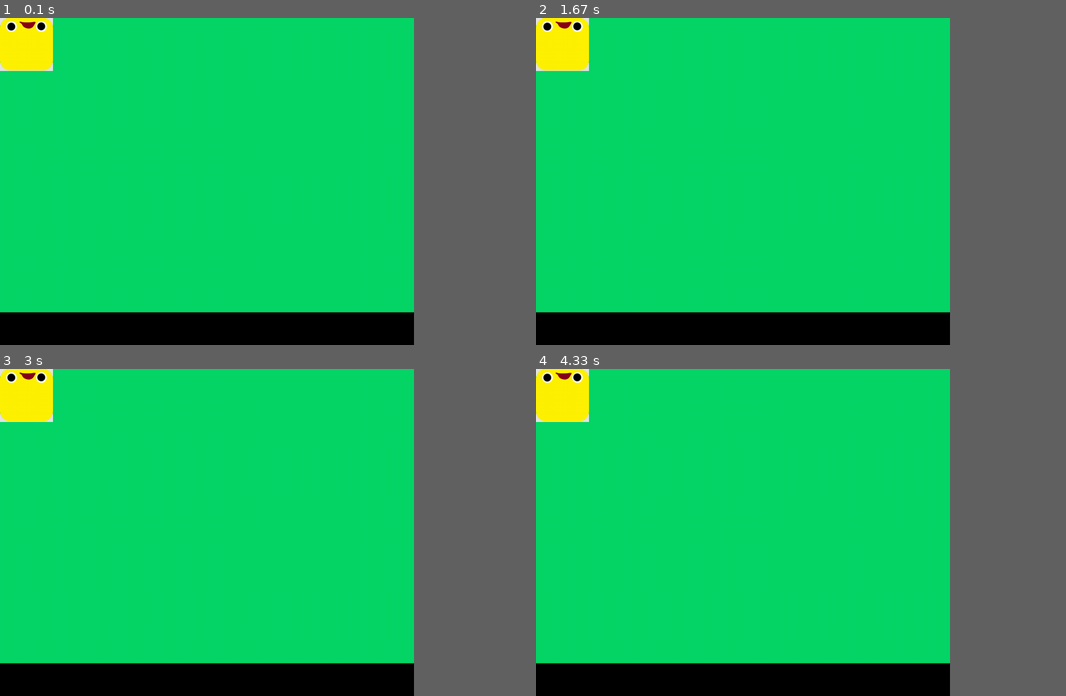
Above: before the commit, frames 1-4 (two rows, left to right).
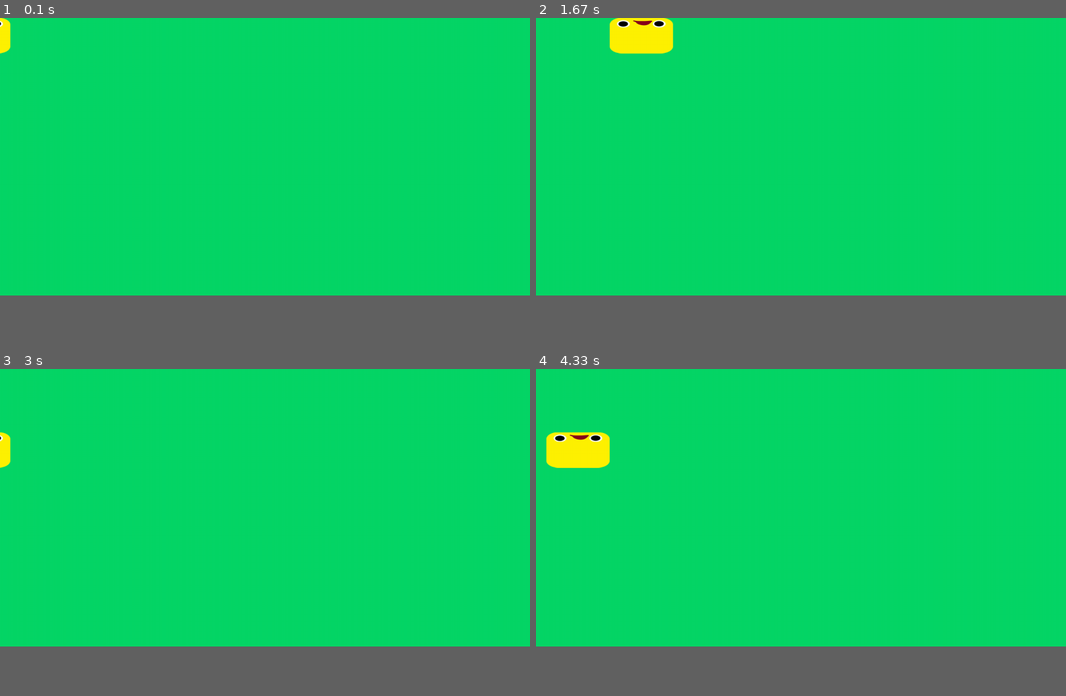
Above: after the commit, the same moments.

Repository: timaaos/PySocketGame
Game: pygame game, started from pygame_version.py
Two runs of this game, one before a commit and one after it. Both use one fixed random seed, a clock stepped at 60 frames per second and the inputs below.
Inputs:
- Up to frame 1 (0.1 s): no input
- Up to frame 2 (1.67 s): hold Right 0.33-0.8 s; hold Right 1.17-1.63 s
- Up to frame 3 (3 s): hold Left 1.67-2.2 s; hold Down 2.23-2.53 s; hold Left 2.57-2.97 s
- Up to frame 4 (4.33 s): hold Up 3-3.37 s; hold Right 3.4-4.03 s; hold Down from 4.07 s (still down)
In our replay, the window is 703x555 before the commit and 900x471 after it. These sizes can differ from the game's own. Grey fills any space a smaller window leaves; there, only what the larger window draws over its background counts as a difference.

The runs differ from the first frame. In frame 1, 5.6% of the frame differs, in the area x 0-79%, y 0-91%; in frame 2, 7.0%; in frame 3, 5.9%; in frame 4, 7.0%.

Commit message:
Добавлено дофига всего

Diff:
--- a/board.py
+++ /dev/null
@@ -1,7 +0,0 @@
-import pygame
-from settings import Settings
-
-
-def draw(screen):
-    settings = Settings()
-    pygame.draw.rect(screen, (6, 214, 103), (0, 0, settings.width, settings.height - settings.height * 0.10), 0)
--- a/character.py
+++ b/character.py
@@ -1,8 +1,10 @@
 import pygame
+from settings import Settings
 
 
 class Character:
     def __init__(self, screen, x_pos, y_pos):
+        self.settings = Settings()
         self.screen = screen
         self.image = pygame.image.load('images/character_for_game.png')
         self.rect = self.image.get_rect()
--- a/game_functions.py
+++ b/game_functions.py
@@ -1,7 +1,40 @@
 import pygame
+import sys
+from settings import Settings
 
-def check_events():
+
+def check_down_events(event, character1):
+    settings = Settings()
+    if event.key == pygame.K_RIGHT and character1.rect.x + settings.speed_x * 2 < settings.width - (
+            settings.width - settings.admin_width) // 2:
+        character1.rect.x += settings.speed_x
+        character1.centerx += settings.speed_x
+    if event.key == pygame.K_LEFT and character1.rect.x - settings.speed_x >= (
+            settings.width - settings.admin_width) // 2:
+        character1.rect.x -= settings.speed_x
+        character1.centerx -= settings.speed_x
+    if event.key == pygame.K_UP and character1.rect.y - settings.speed_y >= 0:
+        character1.rect.y -= settings.speed_x
+    if event.key == pygame.K_DOWN and character1.rect.y + settings.speed_y * 2 <= settings.admin_height - (
+            settings.admin_height * 0.19):
+        character1.rect.y += settings.speed_x
+
+
+def check_events(character1):
     for event in pygame.event.get():
         if event.type == pygame.QUIT:
-            return False
-    return True
+            pygame.quit()
+            sys.exit()
+        elif event.type == pygame.KEYDOWN:
+            check_down_events(event, character1)
+
+
+def update_screen(screen, character1):
+    screen.fill((0, 0, 0))
+    settings = Settings()
+    pygame.draw.rect(screen, (6, 214, 103),
+                     ((settings.width - settings.admin_width) // 2, 0,
+                      settings.admin_width - (settings.width - settings.admin_width) // 2,
+                      settings.admin_height - settings.admin_height * 0.19), 0)
+    character1.blitme()
+    pygame.display.flip()
--- a/pygame_version.py
+++ b/pygame_version.py
@@ -1,26 +1,21 @@
 import pygame
 from settings import Settings
-from board import draw
-from game_functions import check_events
+from game_functions import check_events, update_screen
 from character import Character
 
 if __name__ == '__main__':
     """Создаем окно в pygame"""
     pygame.init()
     settings = Settings()
-    size = width, height = settings.width, settings.height
-    screen = pygame.display.set_mode(size)
+    size = width, height = settings.width, settings.height - 50
+    screen = pygame.display.set_mode(size, pygame.RESIZABLE)
 
     """Главный игровой цикл"""
-    running = True
     clock = pygame.time.Clock()
-    pos = x, y = 0, 0
+    pos = x, y = (settings.width - settings.admin_width) // 2, 0
     character = Character(screen, x, y)
-    while running:
-        running = check_events()
+    while True:
+        check_events(character)
         # Рисуем поле
-        draw(screen)
-        character.blitme()
-        pygame.display.flip()
+        update_screen(screen, character)
         clock.tick(settings.fps)
-    pygame.quit()
--- a/settings.py
+++ b/settings.py
@@ -1,6 +1,16 @@
+import tkinter as tk
+
+root = tk.Tk()
+
+
 class Settings:
     """Параметры игры"""
+
     def __init__(self):
-        self.width = 1000
-        self.height = 790
+        self.admin_width = 1536
+        self.admin_height = 864
+        self.width = root.winfo_screenwidth()
+        self.height = root.winfo_screenheight()
         self.fps = 120
+        self.speed_x = 153
+        self.speed_y = 86
Binary file changed: images/character_for_game.png
